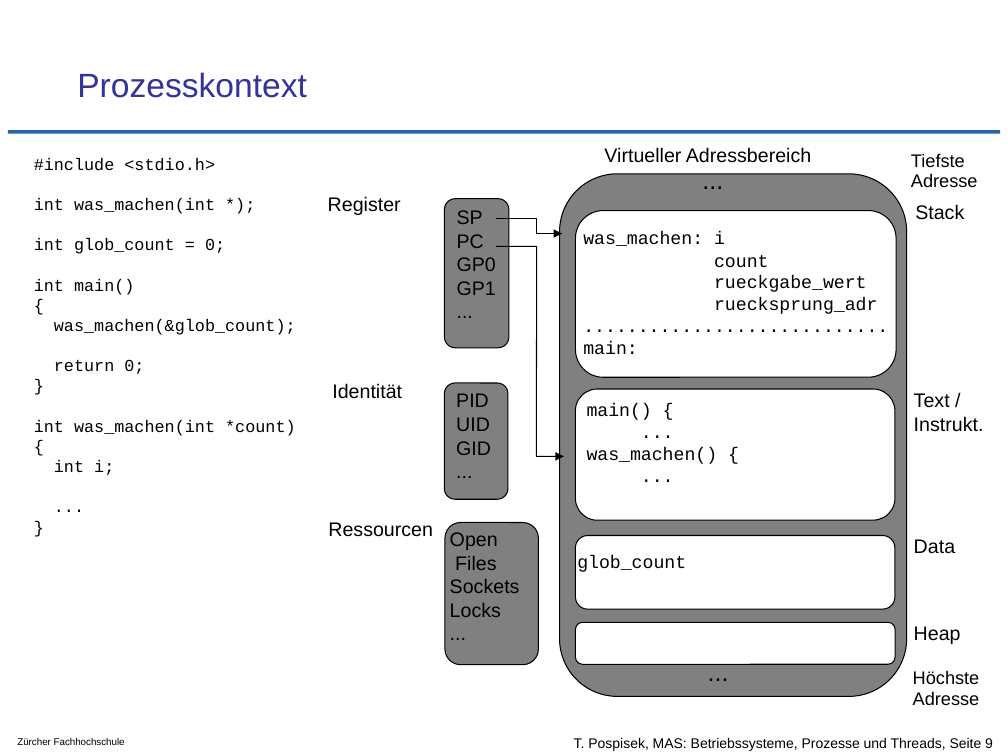
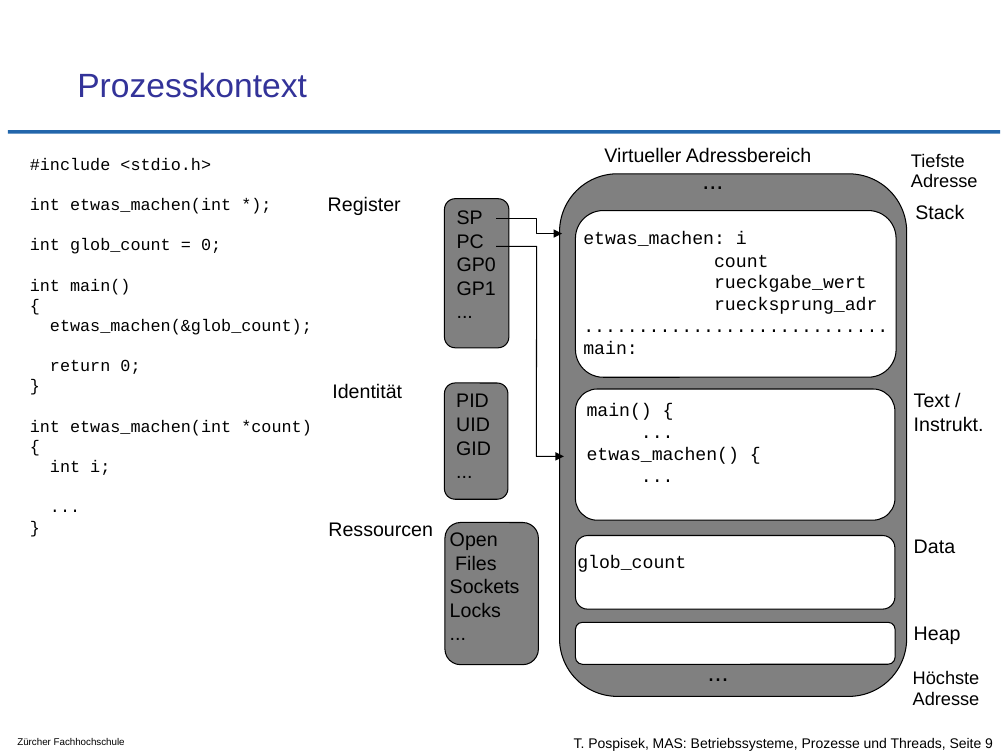
Before and after one commit to tpo/betriebssysteme, a slide deck: slide 9 of 05-2_Prozesse_und_Threads.odp. Drawn at 1008x756 pixels with LibreOffice and Linux fonts; fonts in the diff are those of the drawing; background and template pictures are left out. Boxes give left, top, right and bottom in pixels: in the first picture for what was removed or moved away, otherwise in the second. Text is boxed around its words. In the diff, an @@ line names an element or a change of style, - is before the commit and + after.

```diff
--- a/05-2_Prozesse_und_Threads.odp
+++ b/05-2_Prozesse_und_Threads.odp
@@ text at <box>30,198,231,214</box>: text changed @@
-int was_machen(int *);
+int etwas_machen(int *);
@@ text at <box>583,232,747,246</box>: text changed @@
-was_machen: i
+etwas_machen: i
@@ text at <box>50,319,312,335</box>: text changed @@
-was_machen(&glob_count);
+etwas_machen(&glob_count);
@@ text at <box>30,420,312,436</box>: text changed @@
-int was_machen(int *count)
+int etwas_machen(int *count)
@@ text at <box>587,447,740,464</box>: text changed @@
-was_machen() {
+etwas_machen() {
```
Also in this commit, not shown: 6 other slides changed, 3 other files.
